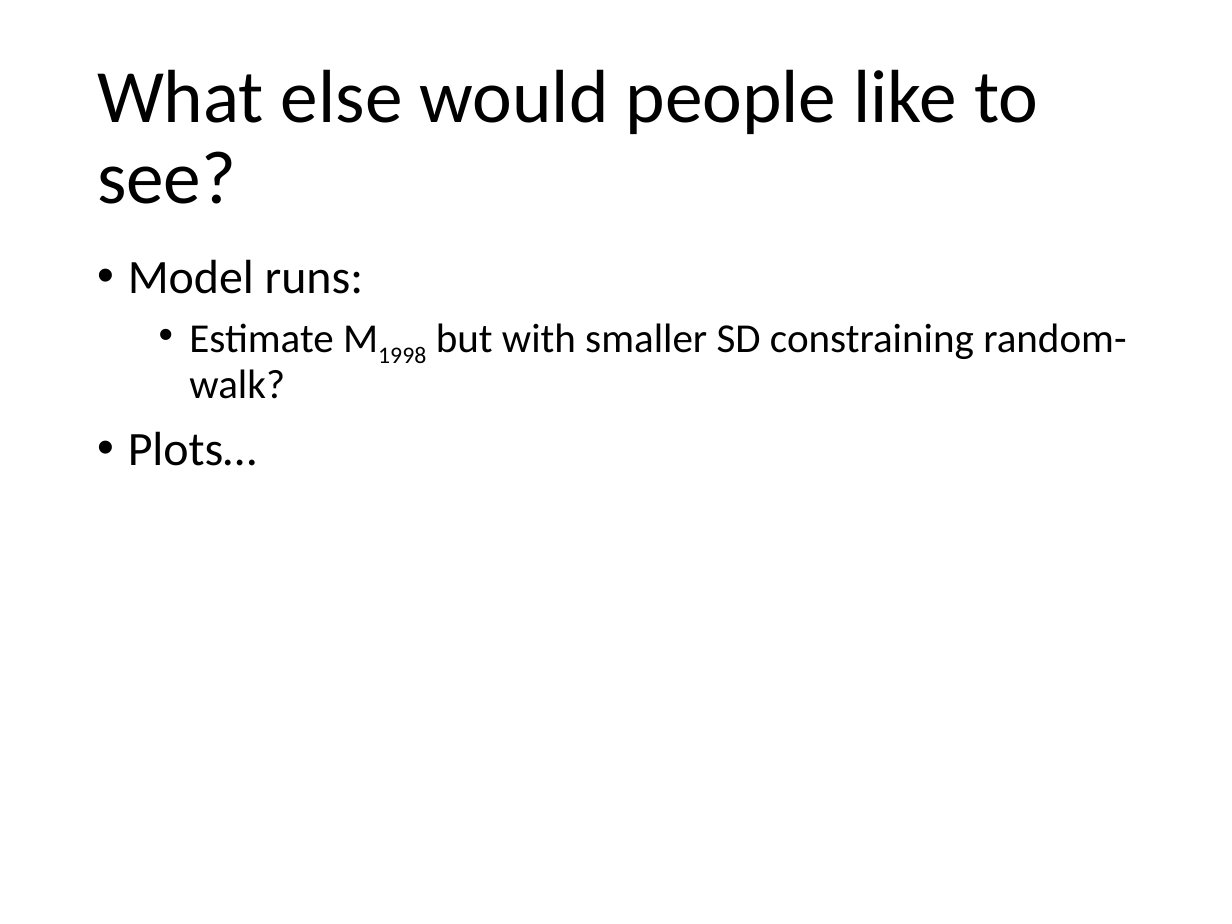
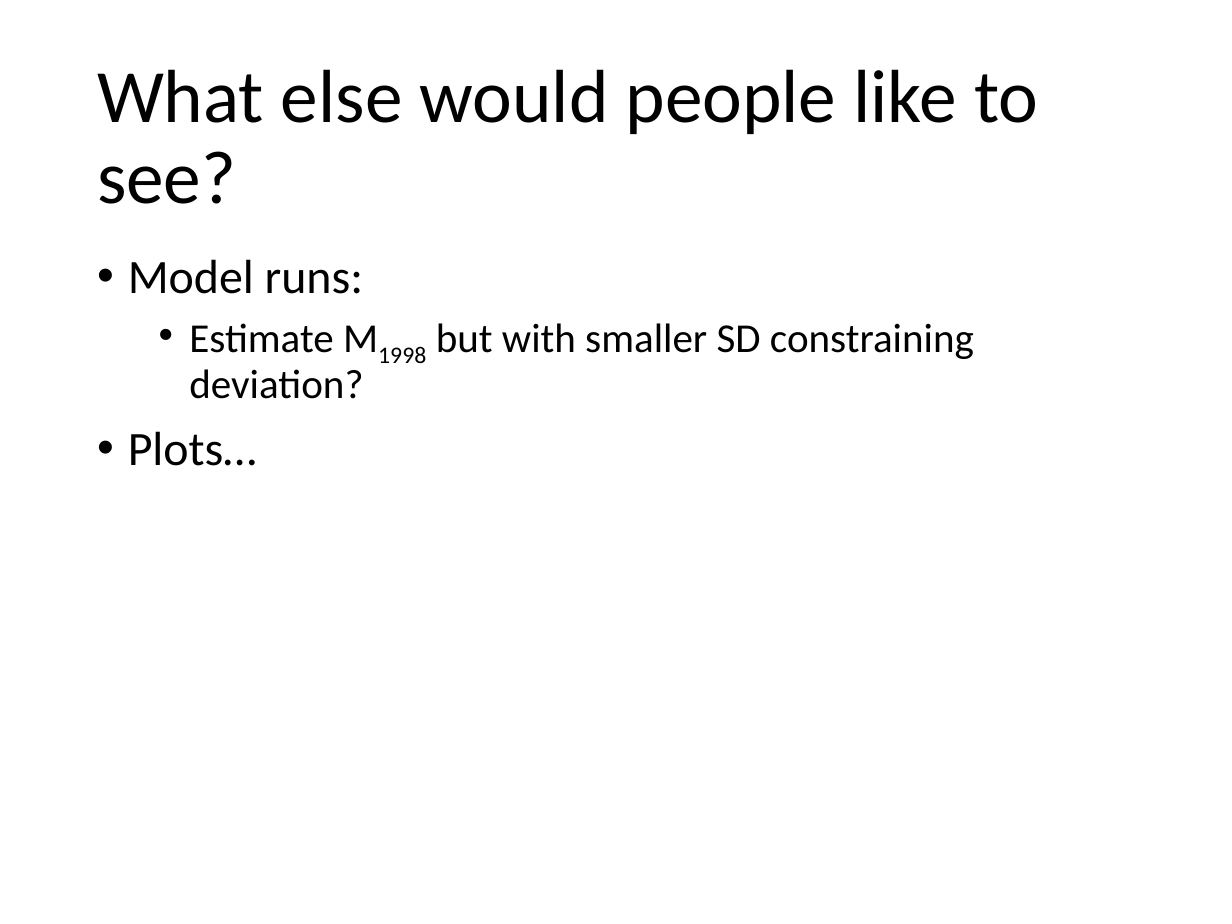
Before and after one commit to seacode/gmacs, a slide deck: slide 15 of docs/smbkc/smbkc.pptx (slide 12 before the commit). Drawn at 1232x924 pixels with LibreOffice and Linux fonts; fonts in the diff are those of the drawing. Boxes give left, top, right and bottom in pixels: in the first picture for what was removed or moved away, otherwise in the second. Text is boxed around its words. In the diff, an @@ line names an element or a change of style, - is before the commit and + after.

```diff
--- a/docs/smbkc/smbkc.pptx
+++ b/docs/smbkc/smbkc.pptx
@@ text at [189,323,974,399]: text changed @@
-  • Estimate M1998 but with smaller SD constraining random-walk?
+  • Estimate M1998 but with smaller SD constraining deviation?
```
Also in this commit, not shown: 4 other slides changed, 6 slides added, 3 slides removed, 10 other files.
